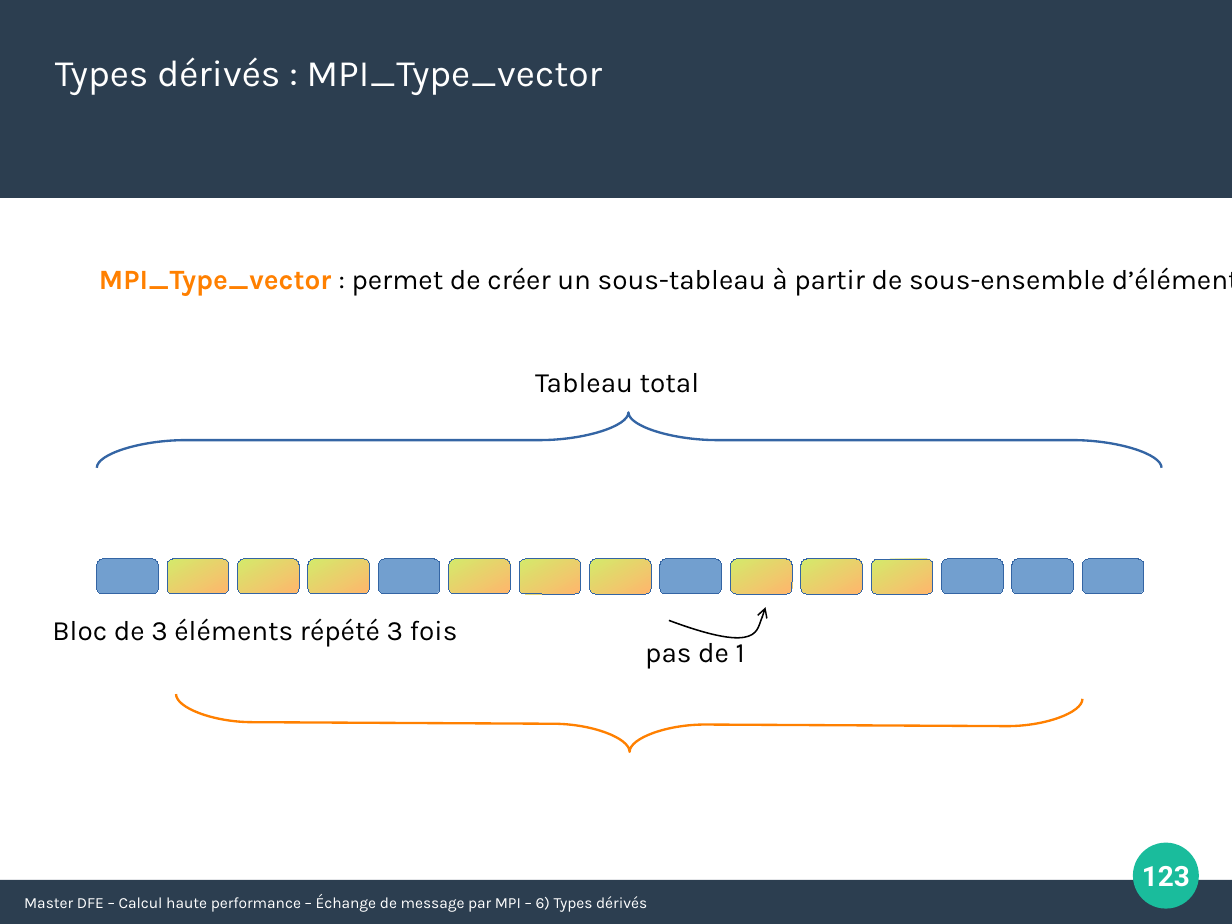
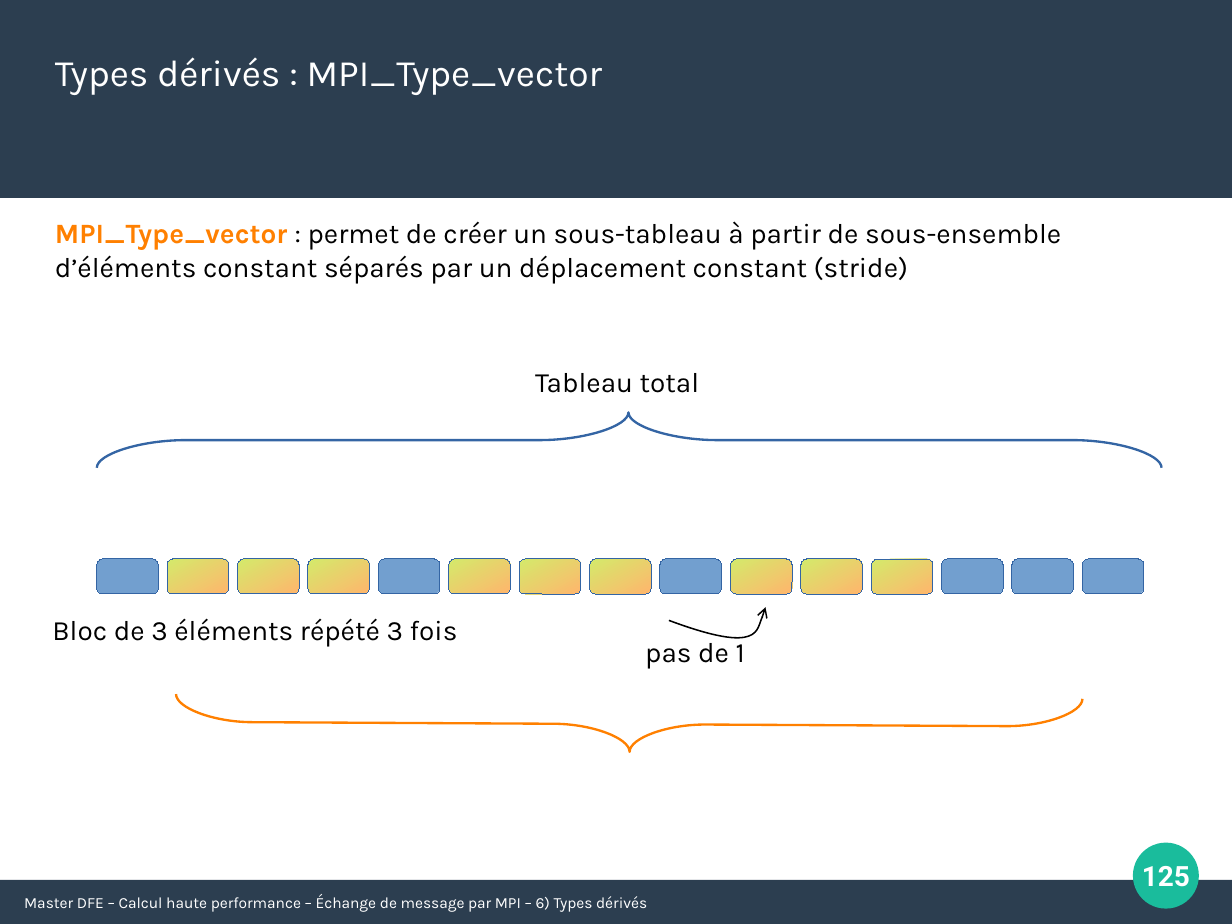
Before and after one commit to Maison-de-la-Simulation/HPC-DFE-Paris-Saclay, a slide deck: slide 125 of support/MPI.pptx (slide 123 before the commit). Drawn at 1232x924 pixels with LibreOffice and Linux fonts; fonts in the diff are those of the drawing. Boxes give left, top, right and bottom in pixels: in the first picture for what was removed or moved away, otherwise in the second. Text is boxed around its words. In the diff, an @@ line names an element or a change of style, - is before the commit and + after.

```diff
--- a/support/MPI.pptx
+++ b/support/MPI.pptx
@@ text "MPI_Type_vector : permet de créer ..." rewrapped from box(99, 267, 1232, 296) to box(55, 221, 1061, 283) @@
@@ page number at box(1142, 866, 1190, 887): text changed @@
-123
+125
```
Also in this commit, not shown: 8 other slides changed, 2 slides added, 1 other file.
